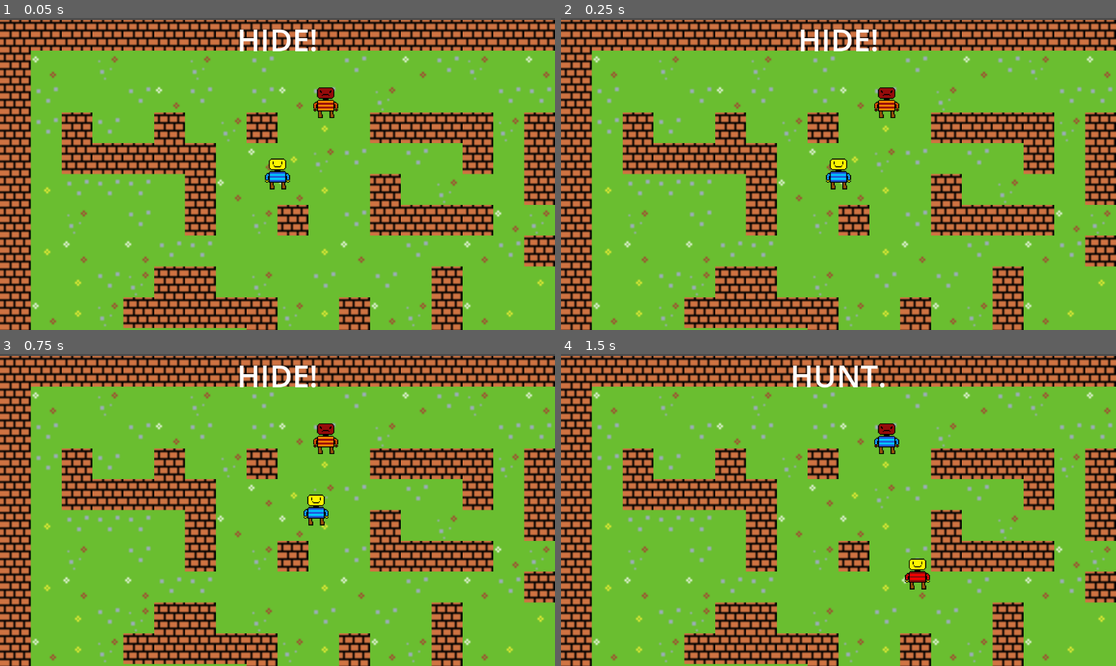
Above: before the commit, frames 1-4 (two rows, left to right).
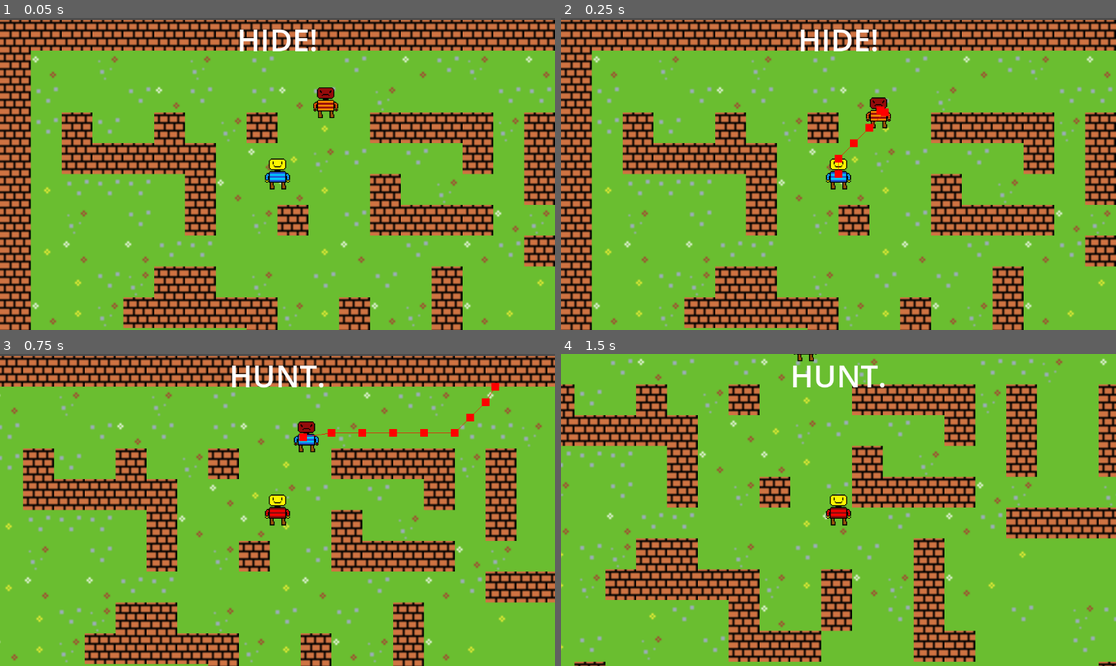
Above: after the commit, the same moments.

Repository: LegoMaster7001/fargo-game-jam-2025
Game: Godot game, scene res://Scenes/Game.tscn
Two runs of this game, one before a commit and one after it. Both use one fixed random seed, a clock stepped at 60 frames per second and the inputs below.
Inputs:
- Up to frame 1 (0.05 s): no input
- Up to frame 2 (0.25 s): no input
- Up to frame 3 (0.75 s): hold Right (ui_right) from 0.53 s (still down); hold Space (call_groundies) from 0.53 s (still down)
- Up to frame 4 (1.5 s): release Right (ui_right) at 1.28 s; release Space (call_groundies) at 1.28 s; hold Down (ui_down) from 1.28 s (still down); tap E at 1.35 s

Frame 1 is identical in both runs. In frame 2, 0.7% of the frame differs, in the area x 49-61%, y 22-52%; in frame 3, 42%; in frame 4, 57%, in the area x 0-100%, y 0-100%.

Commit message:
Update Game.tscn

Diff:
--- a/Scenes/Game.tscn
+++ b/Scenes/Game.tscn
@@ -31,25 +31,60 @@
 1:0/0 = 0
 1:0/0/physics_layer_0/polygon_0/points = PackedVector2Array(-8, -8, 8, -8, 8, 8, -8, 8)
 
+[sub_resource type="NavigationPolygon" id="NavigationPolygon_3so38"]
+vertices = PackedVector2Array(8, 8, -8, 8, -8, -8, 8, -8)
+polygons = Array[PackedInt32Array]([PackedInt32Array(0, 1, 2, 3)])
+outlines = Array[PackedVector2Array]([PackedVector2Array(-8, -8, 8, -8, 8, 8, -8, 8)])
+agent_radius = 0.0
+
 [sub_resource type="TileSetAtlasSource" id="TileSetAtlasSource_8r6kd"]
 texture = ExtResource("4_3cx6b")
 0:0/0 = 0
+0:0/0/navigation_layer_0/polygon = SubResource("NavigationPolygon_3so38")
+
+[sub_resource type="NavigationPolygon" id="NavigationPolygon_3cx6b"]
+vertices = PackedVector2Array(8, 8, -8, 8, -8, -8, 8, -8)
+polygons = Array[PackedInt32Array]([PackedInt32Array(0, 1, 2, 3)])
+outlines = Array[PackedVector2Array]([PackedVector2Array(-8, -8, 8, -8, 8, 8, -8, 8)])
+agent_radius = 0.0
 
 [sub_resource type="TileSetAtlasSource" id="TileSetAtlasSource_tfod6"]
 texture = ExtResource("5_wxwew")
 0:0/0 = 0
+0:0/0/navigation_layer_0/polygon = SubResource("NavigationPolygon_3cx6b")
+
+[sub_resource type="NavigationPolygon" id="NavigationPolygon_wxwew"]
+vertices = PackedVector2Array(8, 8, -8, 8, -8, -8, 8, -8)
+polygons = Array[PackedInt32Array]([PackedInt32Array(0, 1, 2, 3)])
+outlines = Array[PackedVector2Array]([PackedVector2Array(-8, -8, 8, -8, 8, 8, -8, 8)])
+agent_radius = 0.0
 
 [sub_resource type="TileSetAtlasSource" id="TileSetAtlasSource_rajel"]
 texture = ExtResource("6_acvyw")
 0:0/0 = 0
+0:0/0/navigation_layer_0/polygon = SubResource("NavigationPolygon_wxwew")
+
+[sub_resource type="NavigationPolygon" id="NavigationPolygon_acvyw"]
+vertices = PackedVector2Array(8, 8, -8, 8, -8, -8, 8, -8)
+polygons = Array[PackedInt32Array]([PackedInt32Array(0, 1, 2, 3)])
+outlines = Array[PackedVector2Array]([PackedVector2Array(-8, -8, 8, -8, 8, 8, -8, 8)])
+agent_radius = 0.0
 
 [sub_resource type="TileSetAtlasSource" id="TileSetAtlasSource_vvhu1"]
 texture = ExtResource("7_alh3a")
 0:0/0 = 0
+0:0/0/navigation_layer_0/polygon = SubResource("NavigationPolygon_acvyw")
+
+[sub_resource type="NavigationPolygon" id="NavigationPolygon_alh3a"]
+vertices = PackedVector2Array(8, 8, -8, 8, -8, -8, 8, -8)
+polygons = Array[PackedInt32Array]([PackedInt32Array(0, 1, 2, 3)])
+outlines = Array[PackedVector2Array]([PackedVector2Array(-8, -8, 8, -8, 8, 8, -8, 8)])
+agent_radius = 0.0
 
 [sub_resource type="TileSetAtlasSource" id="TileSetAtlasSource_lbihj"]
 texture = ExtResource("8_4q8tf")
 0:0/0 = 0
+0:0/0/navigation_layer_0/polygon = SubResource("NavigationPolygon_alh3a")
 
 [sub_resource type="TileSet" id="TileSet_kldst"]
 physics_layer_0/collision_layer = 1
@@ -76,7 +111,8 @@
 [node name="Player" parent="." node_paths=PackedStringArray("groundies_area") instance=ExtResource("2_j5yw3")]
 groundies_area = NodePath("../GroundiesArea")
 
-[node name="Camera2D" type="Camera2D" parent="."]
+[node name="Camera2D" type="Camera2D" parent="Player"]
+scale = Vector2(8, 8)
 zoom = Vector2(4, 4)
 
 [node name="Enemy" parent="." node_paths=PackedStringArray("player") instance=ExtResource("3_kldst")]
Not shown: 2 places in Scenes/Game.tscn that only renumber resources
